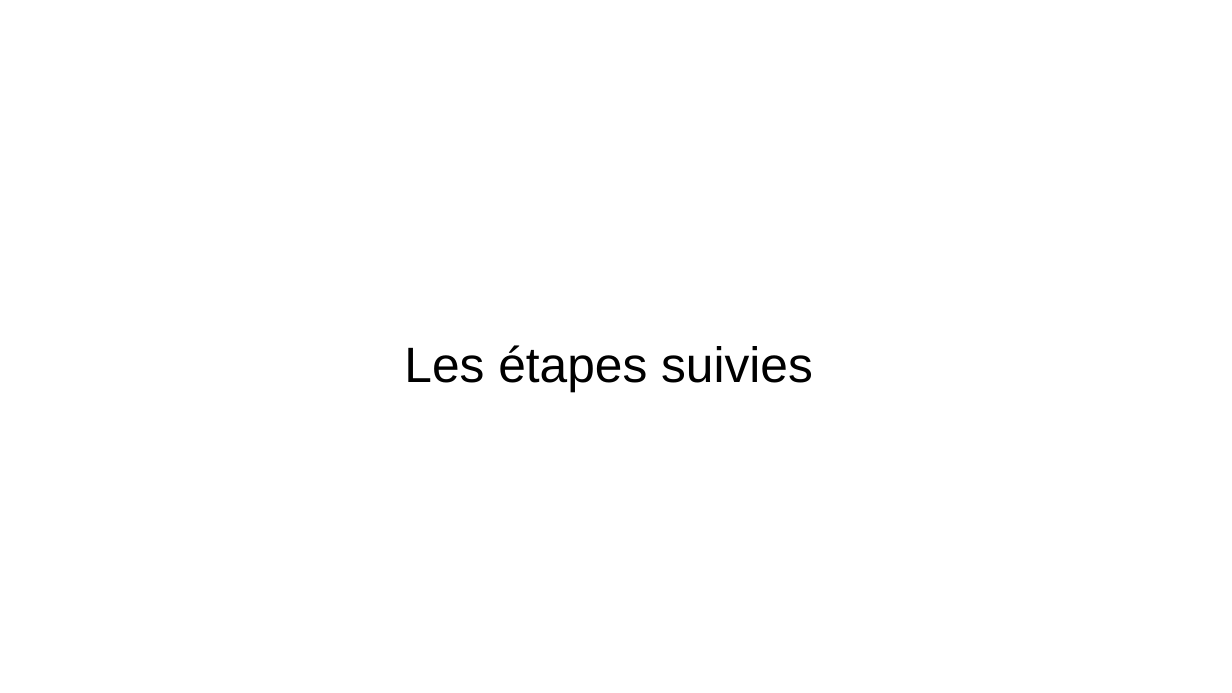
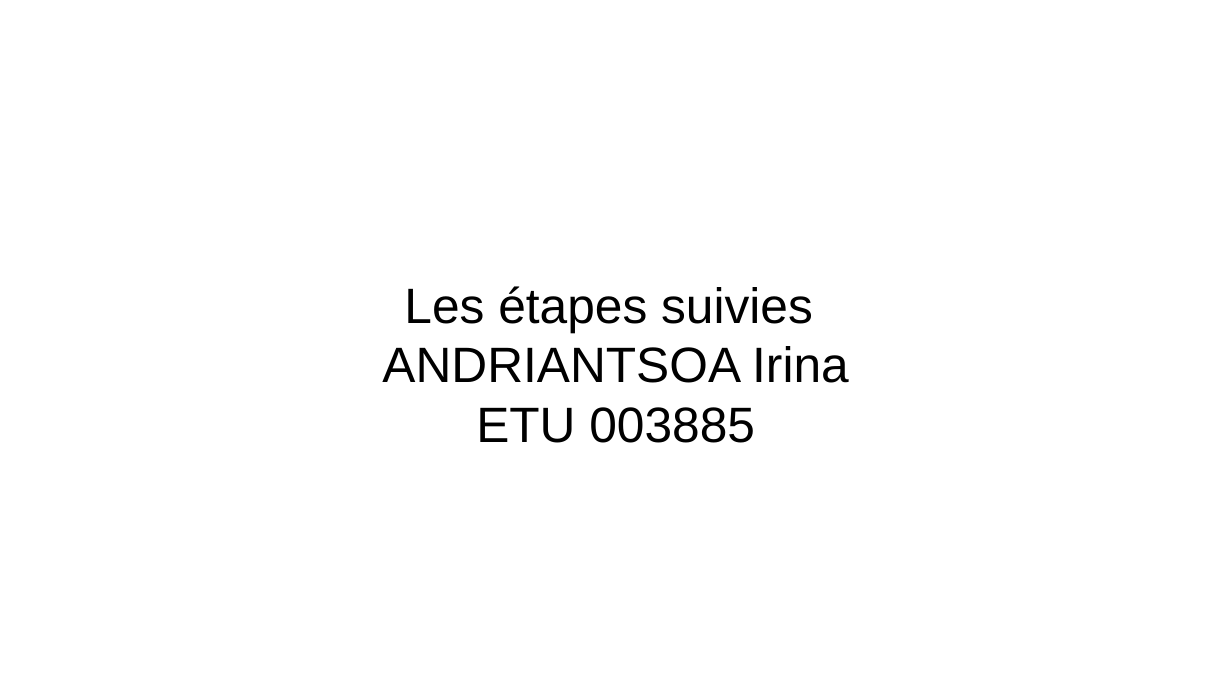
Before and after one commit to IARAKOTOARISON/ELECTION_AMERICAINE, a slide deck: slide 1 of ETAPES.odp. Drawn at 1232x693 pixels with LibreOffice and Linux fonts; fonts in the diff are those of the drawing. Boxes give left, top, right and bottom in pixels: in the first picture for what was removed or moved away, otherwise in the second. Text is boxed around its words. In the diff, an @@ line names an element or a change of style, - is before the commit and + after.

```diff
--- a/ETAPES.odp
+++ b/ETAPES.odp
@@ subtitle at box(382, 346, 849, 443): paragraphs added @@
+ANDRIANTSOA Irina
+ETU 003885
```
Also in this commit, not shown: 5 slides added, 5 slides removed, 23 other files.
